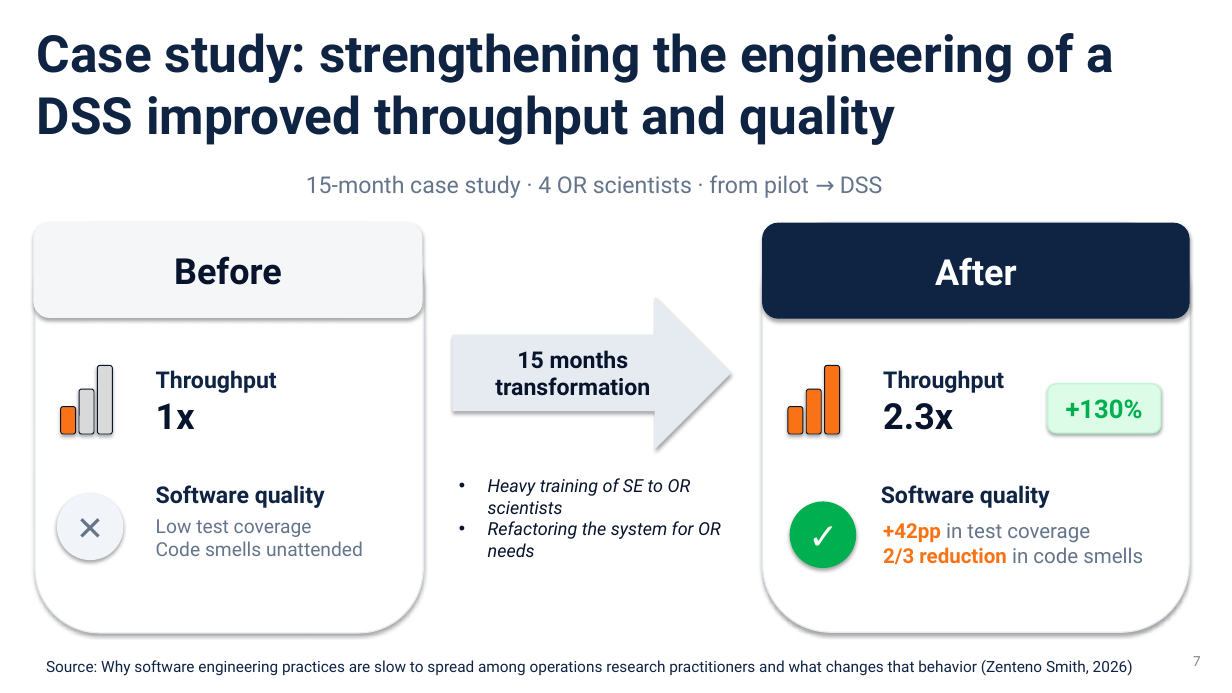
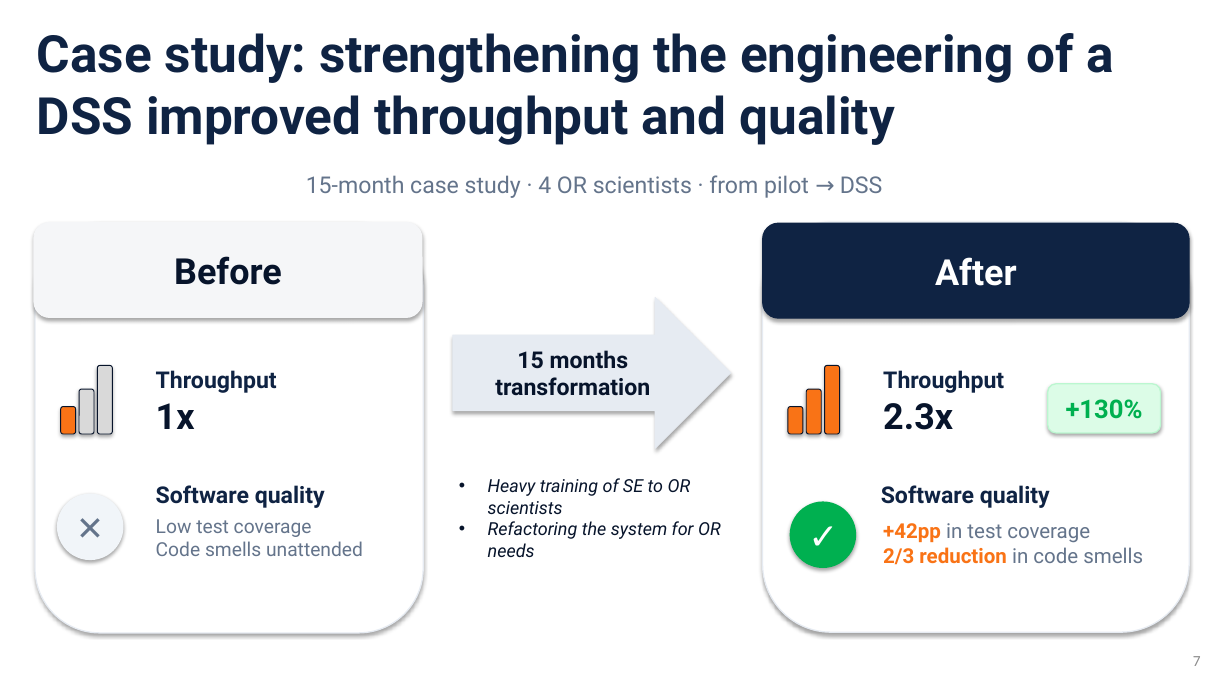
Before and after one commit to sefop/sefop-training-hub, a slide deck: slide 7 of workshops/2026-10-25-agifors-annual-symposium/agifors-sefop.pptx. Drawn at 1232x693 pixels with LibreOffice and Linux fonts; fonts in the diff are those of the drawing. Boxes give left, top, right and bottom in pixels: in the first picture for what was removed or moved away, otherwise in the second. Text is boxed around its words. In the diff, an @@ line names an element or a change of style, - is before the commit and + after.

```diff
--- a/workshops/2026-10-25-agifors-annual-symposium/agifors-sefop.pptx
+++ b/workshops/2026-10-25-agifors-annual-symposium/agifors-sefop.pptx
@@ text removed at [46,660,1133,676] @@
-Source: Why software engineering practices are slow to spread among operations research practitioners and what changes that behavior (Zenteno Smith, 2026)
```
